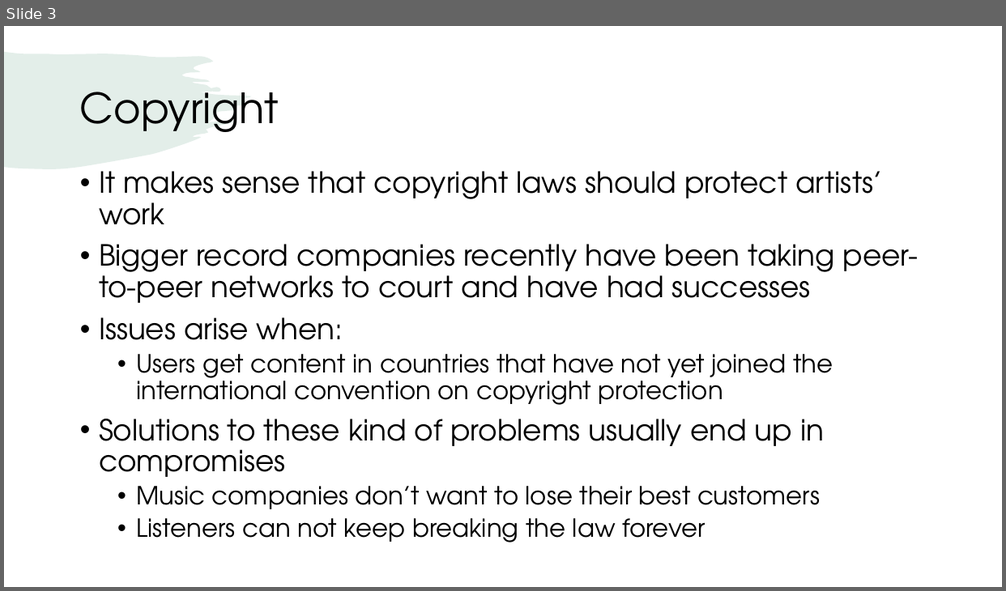
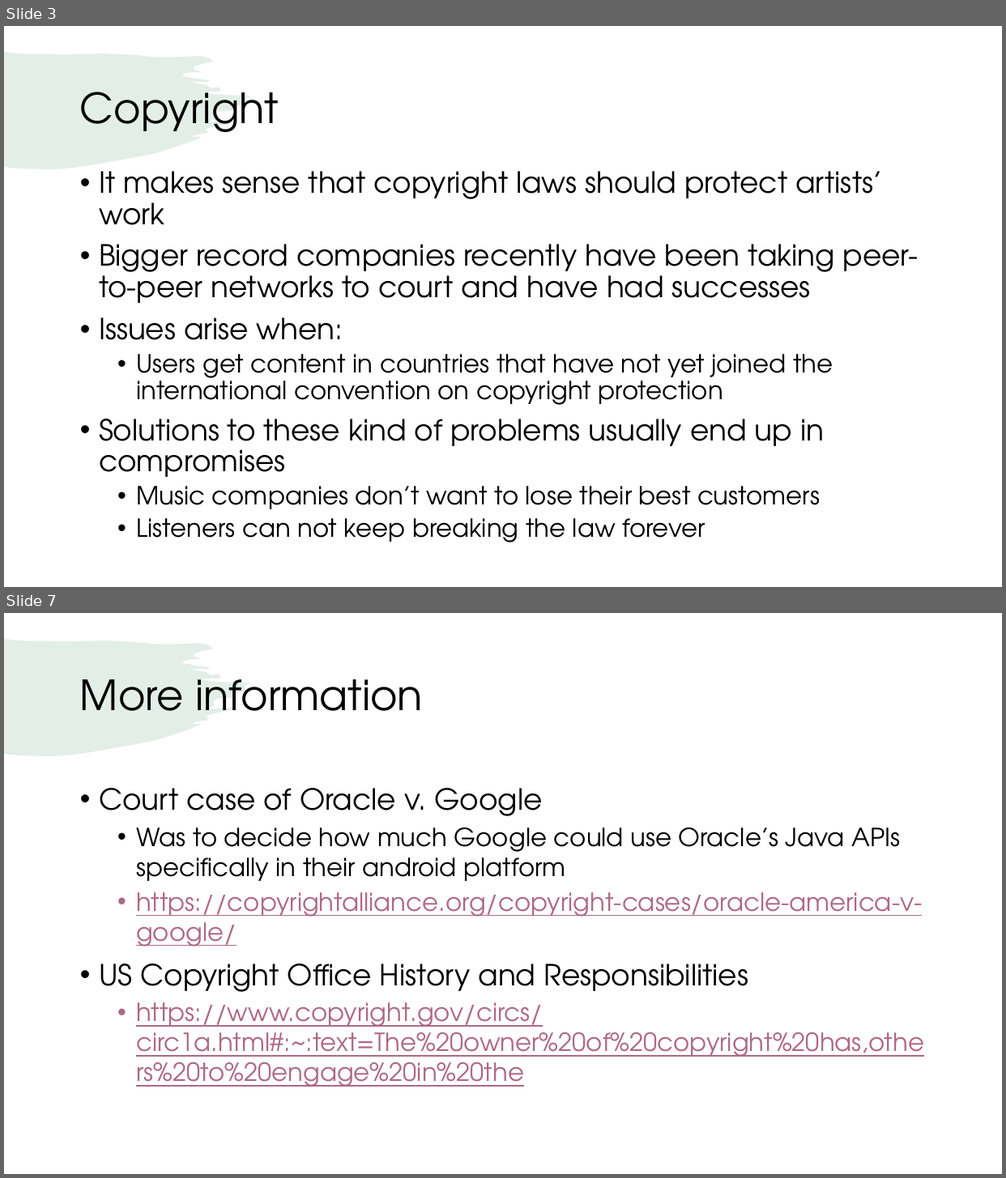
Before and after one commit to jackambery/All-Dual-Enrollment-Work, a slide deck: Student Presentations/CopyrightPresentation.pptx. Shown one above the other, each under a label of ours: slide 3 before the commit, slides 3 and 7 after it; the slides between them are not shown. The pictures are 1006x591 and 1006x1178 pixels, drawn with LibreOffice and Linux fonts; fonts in the diff are those of the drawing. Boxes give left, top, right and bottom in pixels: in the first picture for what was removed or moved away, otherwise in the second. Text is boxed around its words. In the diff, an @@ line names an element or a change of style, - is before the commit and + after.

Commit message:
Copyright Presentation added

```diff
--- a/Student Presentations/CopyrightPresentation.pptx
+++ b/Student Presentations/CopyrightPresentation.pptx
@@ slide 7 added at box(4, 613, 1002, 1174), background #FFFFFF; not listed: 1 template element that a slide beside it also shows @@
@@ title added at box(80, 679, 423, 711), 40 pt, text #000000 @@
+More information
@@ text added at box(99, 788, 924, 1087), 24 pt, text #AE6986, underline @@
+• Court case of Oracle v. Google
+  • Was to decide how much Google could use Oracle’s Java APIs specifically in their android platform
+  • https://copyrightalliance.org/copyright-cases/oracle-america-v-google/
+• US Copyright Office History and Responsibilities
+  • https://www.copyright.gov/circs/circ1a.html#:~:text=The%20owner%20of%20copyright%20has,others%20to%20engage%20in%20the
```
Also in this commit, not shown: 1 slide changed, 4 other slides added.
